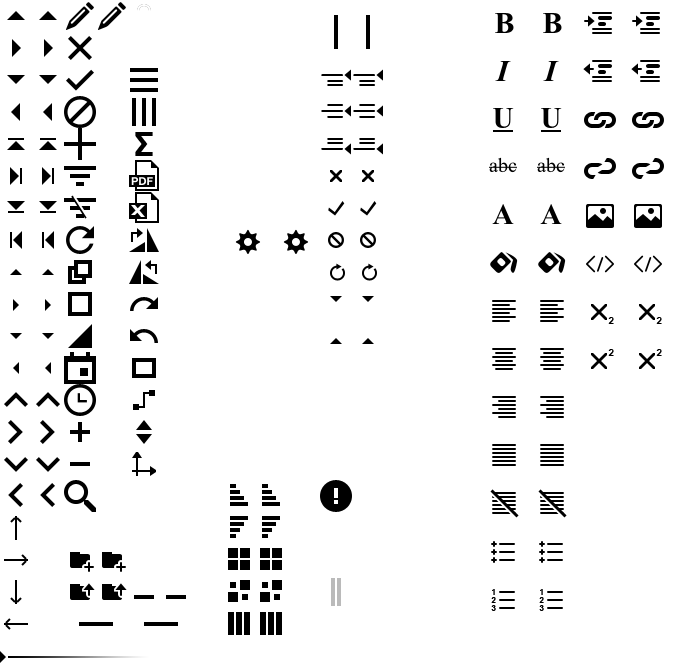
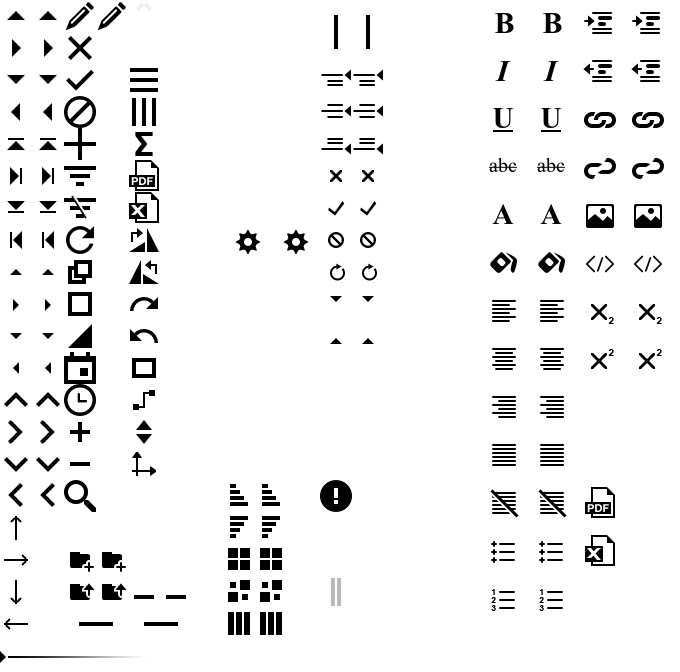
Layer changes from the first w=680, h=672 image to the second:
added group "Export copy" with 4 layers above "Export" over [left=585, top=487, right=615, bottom=566]
added layer "excel copy" in group "Export copy" over [left=585, top=535, right=615, bottom=566]
added layer "pdf copy" in group "Export copy" over [left=585, top=487, right=615, bottom=518]
